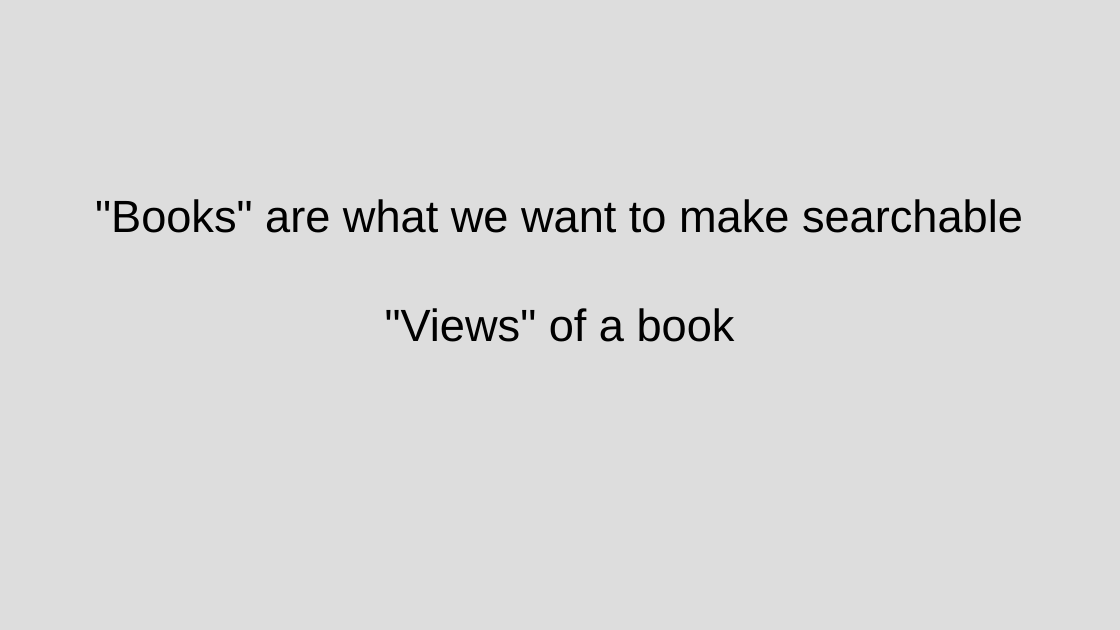
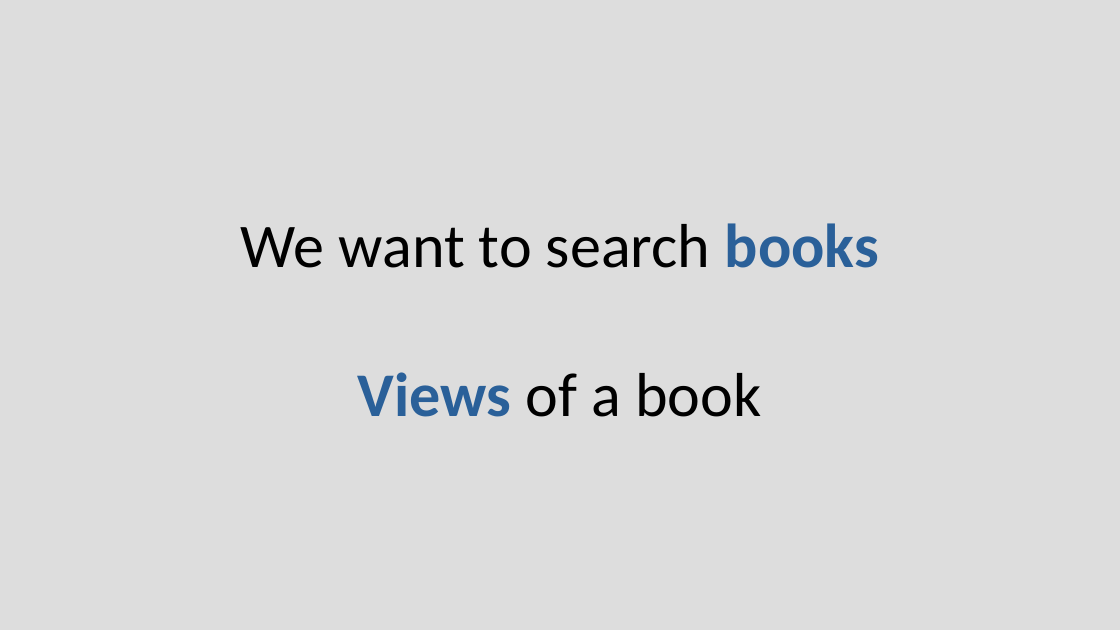
Before and after one commit to chriscressman/architecting-a-search-feature, a slide deck: slide 38 of presentation.odp (slide 46 before the commit). Drawn at 1120x630 pixels with LibreOffice and Linux fonts; fonts in the diff are those of the drawing. Boxes give left, top, right and bottom in pixels: in the first picture for what was removed or moved away, otherwise in the second. Text is boxed around its words. In the diff, an @@ line names an element or a change of style, - is before the commit and + after.

```diff
--- a/presentation.odp
+++ b/presentation.odp
@@ subtitle at (241, 223, 879, 417): text changed; size 32 to 44 pt; font Arial to Calibri @@
-"Books" are what we want to make searchable
-"Views" of a book
+We want to search books
+Views of a book
```
Also in this commit, not shown: 19 other slides changed, 16 slides added, 13 slides removed.
